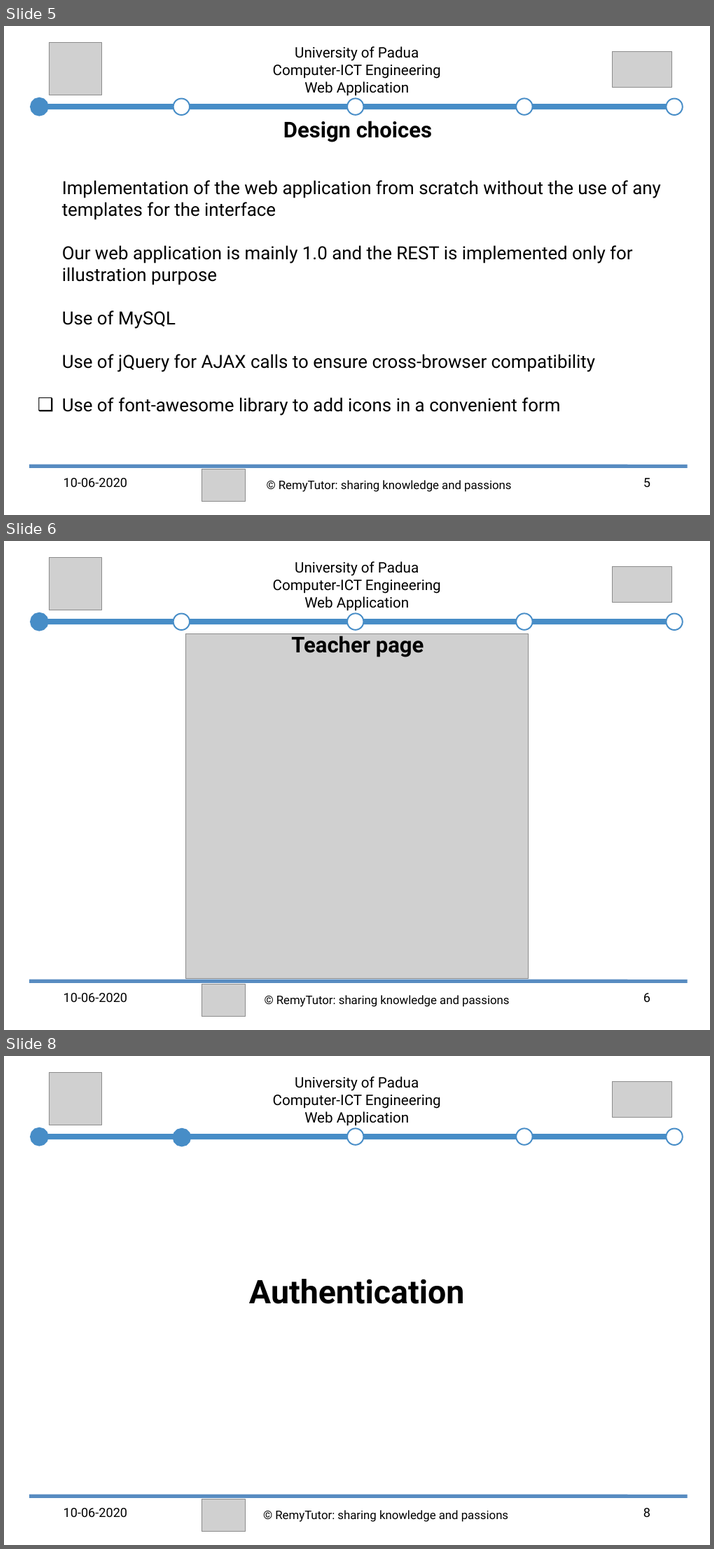
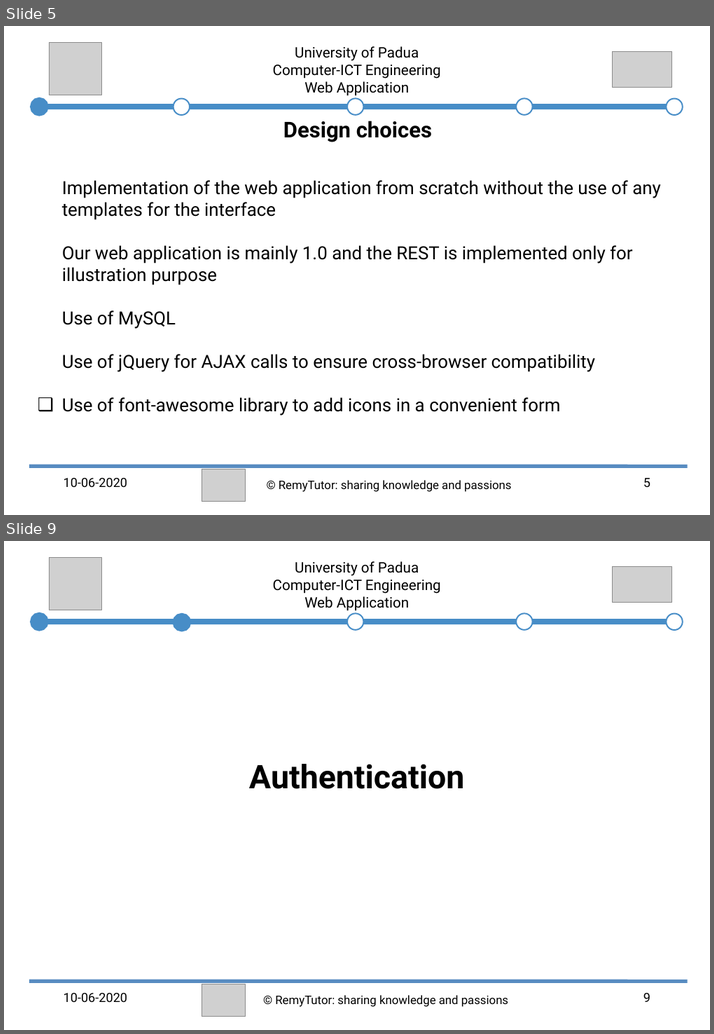
Before and after one commit to abahmadb/Web-Applications, a slide deck: HW2-RemyTutor-2019-2020 - Ahmad.ppt. Shown one above the other, each under a label of ours: slides 5, 6 and 8 before the commit, slides 5 and 9 after it; the slides between them are not shown. The pictures are 714x1549 and 714x1034 pixels, drawn with LibreOffice and Linux fonts; fonts in the diff are those of the drawing; grey boxes stand for pictures. Boxes give left, top, right and bottom in pixels: in the first picture for what was removed or moved away, otherwise in the second. Text is boxed around its words. In the diff, an @@ line names an element or a change of style, - is before the commit and + after.

```diff
--- a/HW2-RemyTutor-2019-2020 - Ahmad.ppt
+++ b/HW2-RemyTutor-2019-2020 - Ahmad.ppt
@@ slide 6 removed at <box>4,541,710,1030</box>, background #FFFFFF @@
@@ picture removed at <box>49,557,101,610</box> @@
@@ text removed at <box>273,561,441,611</box> @@
-University of Padua
-Computer-ICT Engineering
-Web Application
@@ picture removed at <box>612,566,671,602</box> @@
@@ group removed at <box>33,613,682,629</box>: 5 ellipses, 1 line @@
@@ picture removed at <box>185,634,528,978</box> @@
@@ text removed at <box>291,633,423,657</box> @@
-Teacher page
@@ line removed from (31, 981) to (685, 981) @@
@@ text removed at <box>63,992,127,1002</box> @@
-10-06-2020
@@ picture removed at <box>201,983,245,1016</box> @@
@@ text removed at <box>276,995,509,1006</box> @@
-© RemyTutor: sharing knowledge and passions
@@ page number removed at <box>643,992,650,1002</box> @@
-6
@@ what was slide 8 is now slide 9 @@
@@ page number at <box>643,992,650,1002</box>: text changed @@
-8
+9
```
Also in this commit, not shown: 4 slides changed, 1 other file.
